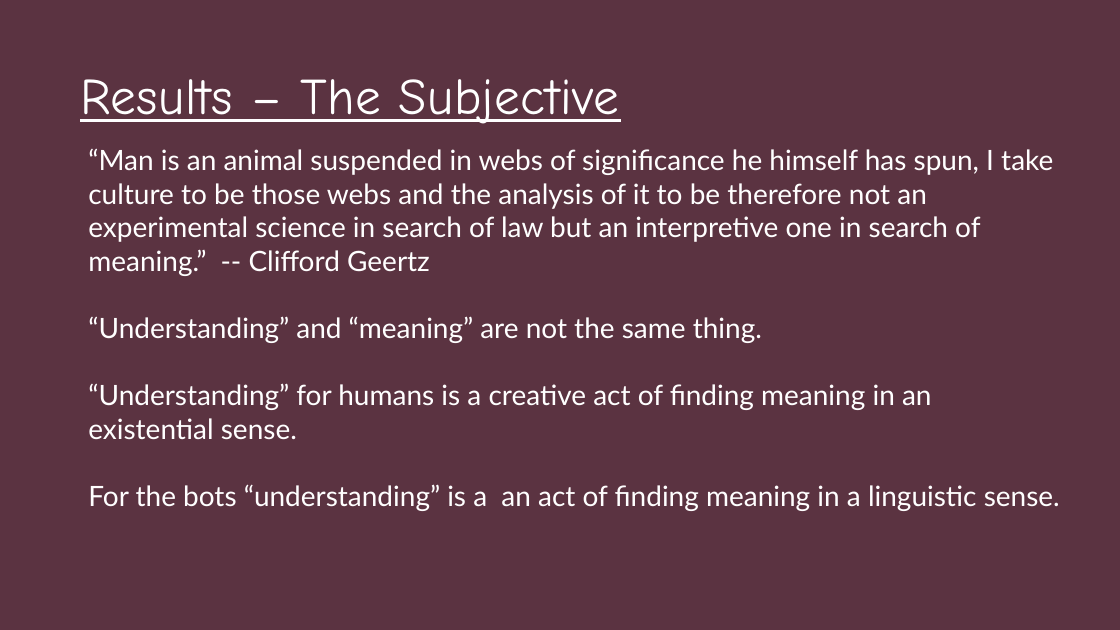
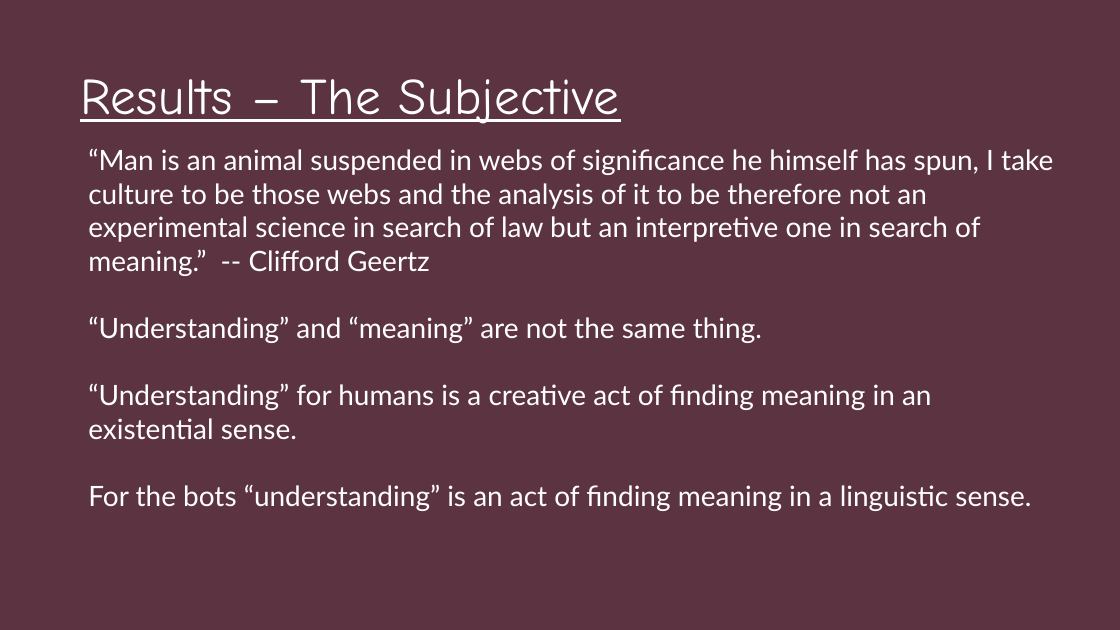
Before and after one commit to nickspeelman/CRA_bot, a slide deck: slide 32 of Causing Confusion in The Chinese Room.pptx. Drawn at 1120x630 pixels with LibreOffice and Linux fonts; fonts in the diff are those of the drawing. Boxes give left, top, right and bottom in pixels: in the first picture for what was removed or moved away, otherwise in the second. Text is boxed around its words. In the diff, an @@ line names an element or a change of style, - is before the commit and + after.

```diff
--- a/Causing Confusion in The Chinese Room.pptx
+++ b/Causing Confusion in The Chinese Room.pptx
@@ text at (88, 484, 1031, 511): text changed @@
-For the bots “understanding” is a an act of finding meaning in a linguistic sense.
+For the bots “understanding” is an act of finding meaning in a linguistic sense.
```
Also in this commit, not shown: 5 other slides changed, 1 other file.
